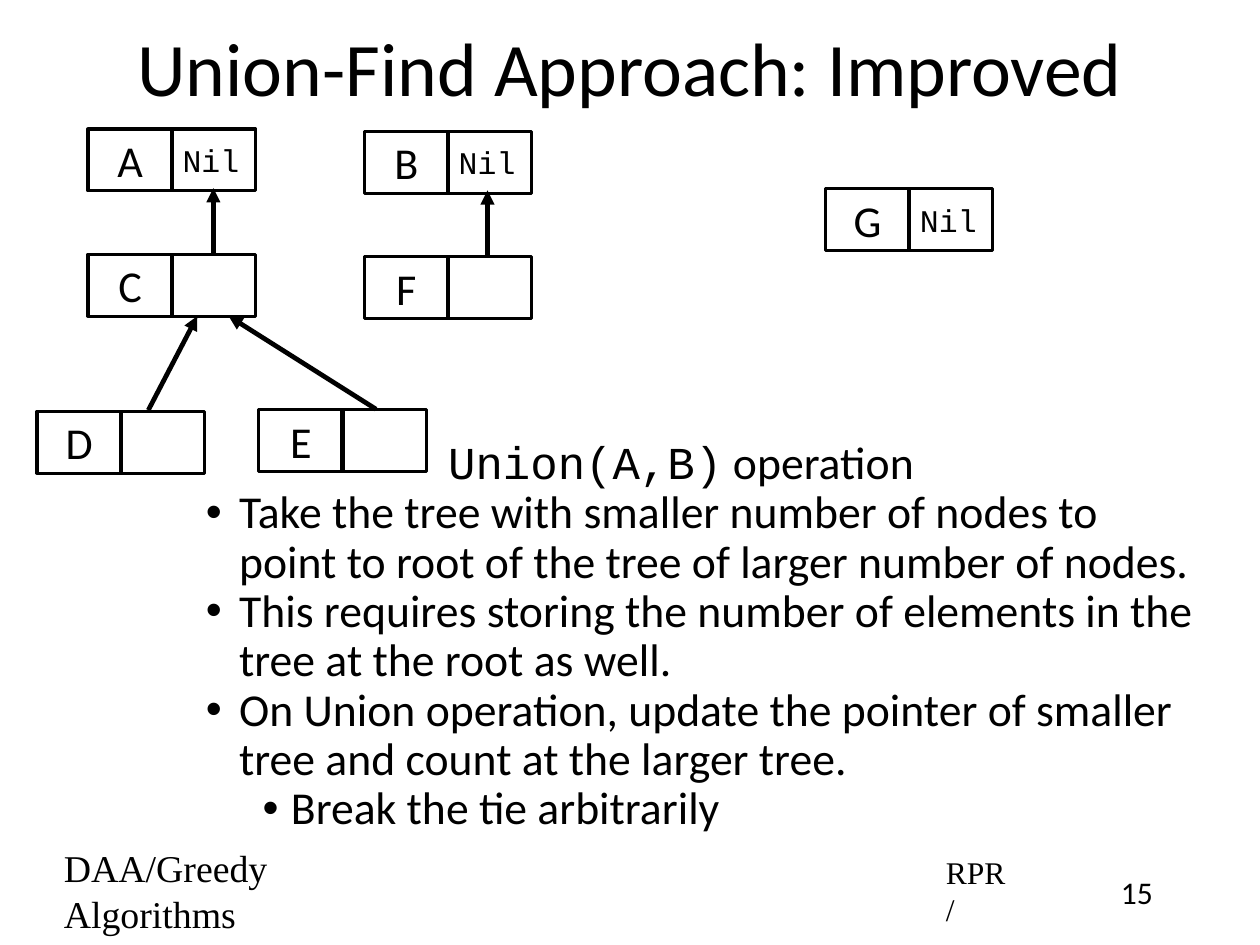
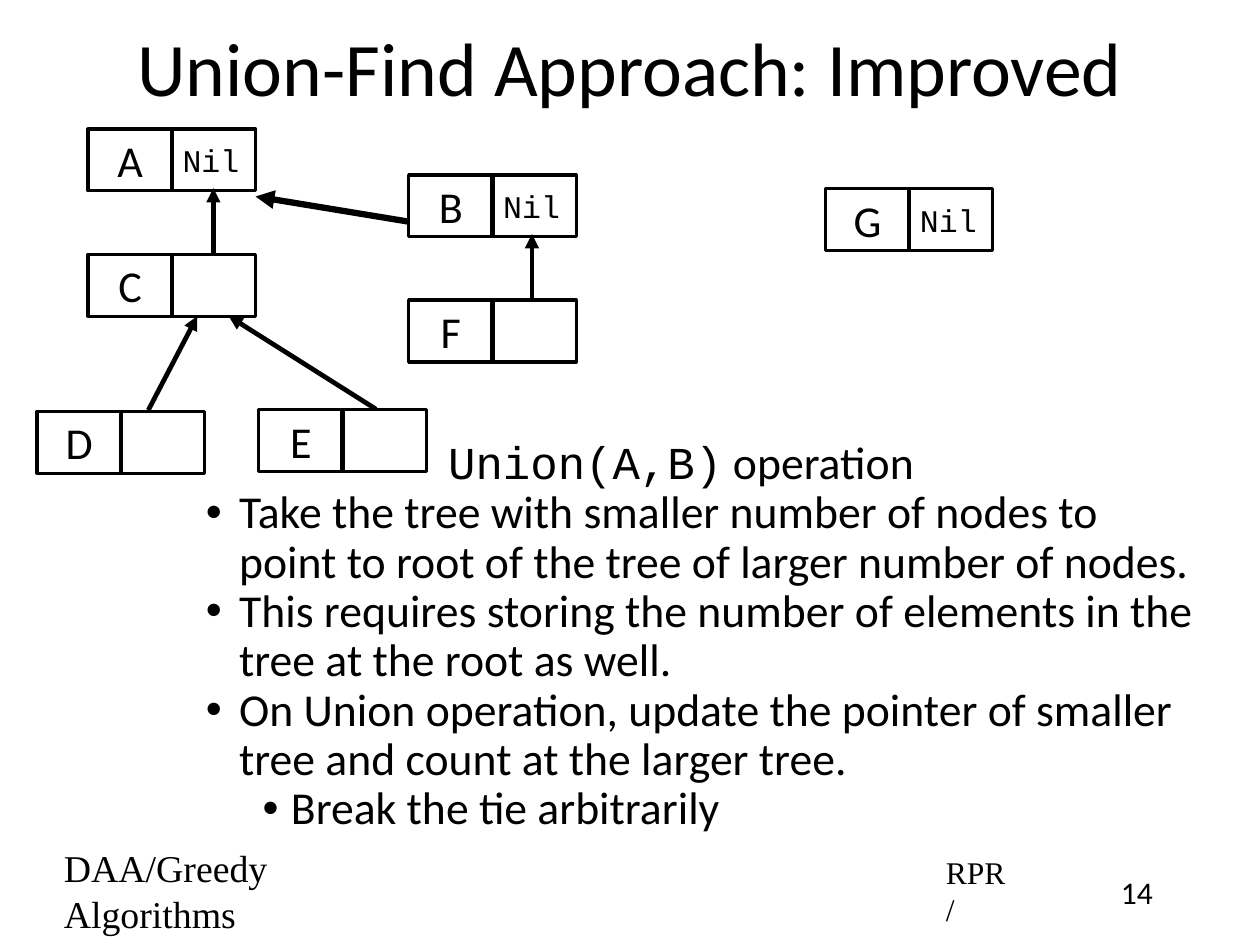
Before and after one commit to rprustagi/2019-17CS43-DAA, a slide deck: slide 14 of Slides-RPR/2019-H1-DAA-L25-Greedy-Algo-MCST-Kruskal.pptx (slide 15 before the commit). Drawn at 1260x945 pixels with LibreOffice and Linux fonts; fonts in the diff are those of the drawing. Boxes give left, top, right and bottom in pixels: in the first picture for what was removed or moved away, otherwise in the second. Text is boxed around its words. In the diff, an @@ line names an element or a change of style, - is before the commit and + after.

```diff
--- a/Slides-RPR/2019-H1-DAA-L25-Greedy-Algo-MCST-Kruskal.pptx
+++ b/Slides-RPR/2019-H1-DAA-L25-Greedy-Algo-MCST-Kruskal.pptx
@@ arrow added from (408, 221) to (255, 196), #000000 4 pt @@
@@ 4 rectangles, 1 arrow: place and size @@
-4 rectangles, 1 arrow at [364, 132, 532, 319]
+4 rectangles, 1 arrow at [408, 175, 576, 363]
@@ page number at [1121, 883, 1153, 904]: text changed @@
-15
+14
```
Also in this commit, not shown: 6 other slides changed, 1 slide removed, 2 other files.
